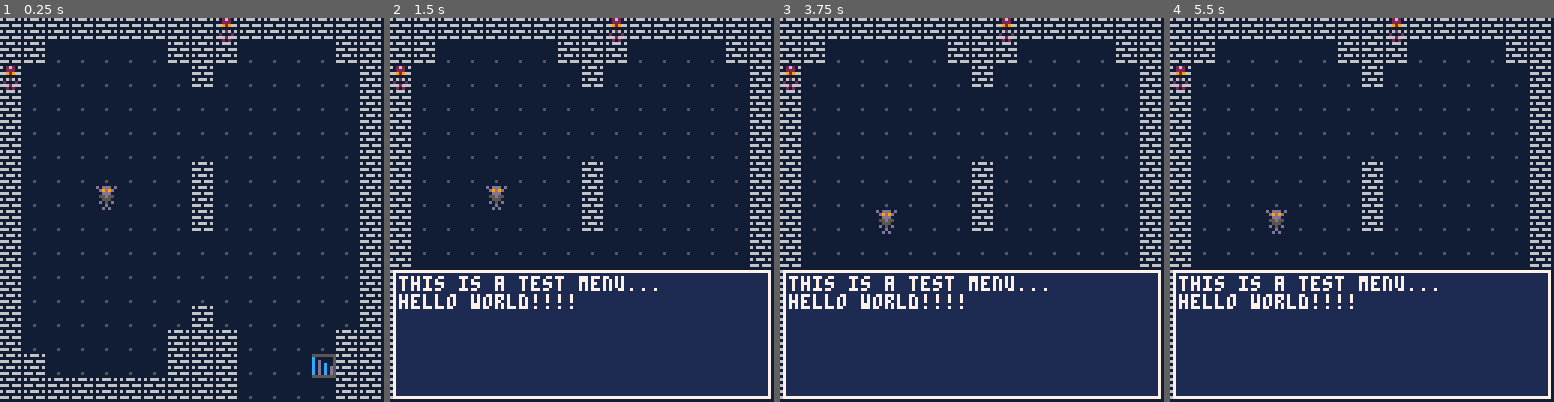
Above: before the commit, frames 1-4 (left to right).
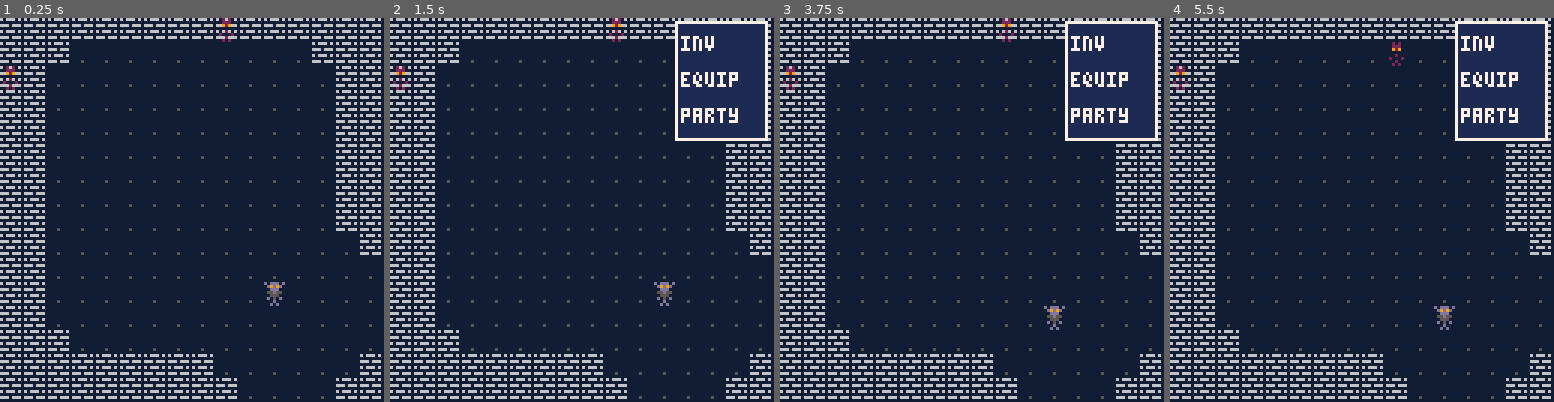
Above: after the commit, the same moments.

Repository: ydrubs/GCCC_GameJam
Game: PICO-8 cartridge kaden_test_game.p8
Two runs of this game, one before a commit and one after it. Both use one fixed random seed, a clock stepped at 60 frames per second and the inputs below.
Inputs:
- Up to frame 1 (0.25 s): no input
- Up to frame 2 (1.5 s): tap O (Z key) at 0.7 s
- Up to frame 3 (3.75 s): hold Right 1.6-2.1 s; tap O (Z key) every 0.4 s from 1.7 to 3.7 s; hold Up 2.15-2.42 s; hold Right 2.47-3.03 s; hold Left 3.08-3.58 s; hold Down from 3.63 s (still down)
- Up to frame 4 (5.5 s): release Down at 3.97 s; hold Right 4.02-4.68 s; tap O (Z key) every 0.4 s from 4.1 to 5.3 s; hold Up 4.73-5.03 s; hold Left from 5.08 s (still down)

The runs differ from the first frame. In frame 1, 6.9% of the frame differs, in the area x 6-100%, y 6-94%; in frame 2, 44%; in frame 3, 44%; in frame 4, 44%, in the area x 0-100%, y 0-100%.

Commit message:
Update kaden_test_game.p8
Updated comments and moved the menu location for further implementation with weapons (potentially items)

Diff:
--- a/kaden_test_game.p8
+++ b/kaden_test_game.p8
@@ -5,7 +5,6 @@
 
 function _init()
 	round=1
-	can_move=true
 	enemies={}
 
 	for i=1,2 do
@@ -18,8 +17,7 @@
 
 function _update()
 
-	--[[
-		currnetly just checks if for
+	--[[ currnetly just checks if for
 		movement and if the menu is
 		open or not.]]
 
@@ -49,31 +47,37 @@
 		enemy:draw()
 	end
 
-	--checks if the menu is open
+	--checks if the menu is open.
 	if menu.opened == true then
-	 rect(1,84,126,126,7)
-		rectfill(2,85,125,125,1)
-		print("this is a test menu...\nhello world!!!!",3,86,7)
-	end
+	 rect(player_camera.x+95,player_camera.y+1,player_camera.x+125,player_camera.y+40,7)
+		rectfill(player_camera.x+96,player_camera.y+2,player_camera.x+124,player_camera.y+39,1)
+		print("\ninv\n\nequip\n\nparty",player_camera.x+97,player_camera.y,7)
+	end
+
+	--[[below are the dimentions of
+		the horizontal inv box i'll
+		use it later.]]
+
+	--[[if menu.opened == true then
+	 rect(player_camera.x+2,player_camera.y+83,player_camera.x+125,player_camera.y+125,7)
+		rectfill(player_camera.x+3,player_camera.y+84,player_camera.x+124,player_camera.y+124,1)
+		print("\n-inventory\n\n-settings\n\n-exit",player_camera.x+4,player_camera.y+85,7)
+	end]]
 
 end
 -->8
 --player
 
 player={
-	x=4,
-	y=7,
+	x=11,
+	y=11,
 	moved=false,
 
 	movement=function(self)
-		--[[
-
-		 the function will read
-			user input, check for
-			obstacles, and move the
-			player
-
-		]]
+		--[[the function will read
+		user input, and call the
+		wall system to check for
+		opsticals.]]
 
 		if btnp(⬆️) then
 			if walls:check(self.x,self.y-1) then
@@ -127,6 +131,10 @@
 player_camera={
 	x = 0,
 	y = 0,
+
+	--[[player_camera checks if they
+	have entered a new screen and
+	if so it will draw it.]]
 
 	update=function(self)
 		if player.x % 16 == 0 then
@@ -149,6 +157,11 @@
 
 menu={
 	opened = false,
+	can_move=true,
+
+	--[[at the moment this works
+	by checking the boolean and
+	flipping it when its called.]]
 
 	open = function(self)
 		if self.opened then
@@ -159,8 +172,8 @@
 			can_move = false
 		end
 	end
-
-}
+}
+
 
 -->8
 --enemy
@@ -169,19 +182,18 @@
 	y=0,
 
 	new=function(self,tbl)
-		--[[
-	 	this is the first time im
-			using lua's metatables in a
-			project. still a pretty weird
-		 concept to grasp coming over
-		 from python.
-
-		 as i understand so far, this
-		 function is a constructor
-		 method for the "class" of
-		 enemy. this allows me to
-		 create child nodes and give
-		 them unique variables.]]
+		--[[this is the first time im
+		using lua's metatables in a
+		project. still a pretty weird
+		concept to grasp coming over
+		from python.
+
+		as i understand so far, this
+		function is a constructor
+		method for the "class" of
+		enemy. this allows me to
+		create child nodes and give
+		them unique variables.]]
 
 		tbl=tbl or {}
 		setmetatable(tbl,{
@@ -201,19 +213,19 @@
 	movement=function(self)
 		local cosp = -cos(self:angle(player.x,player.y))
 		local sinp = sin(self:angle(player.x,player.y))
-		--[[
-			in an effort to simplify how
-			enemies move, i used basic
-			trig to essentially shoot out
-			a 45 deg. angle from all
-			sides and have it move to
-			the player.
-
-			tye and i discovered that
-			the movement function acts
-			pretty odd when using the
-			round variable that was
-			created in the init function.]]
+
+		--[[in an effort to simplify how
+		enemies move, i used basic
+		trig to essentially shoot out
+		a 45 deg. angle from all
+		sides and have it move to
+		the player.
+
+		tye and i discovered that
+		the movement function acts
+		pretty odd when using the
+		round variable that was
+		created in the init function.]]
 
 		if round == 3 then
 			round = 1
@@ -260,32 +272,36 @@
 0000000000000000000000000000000000000000000000000000000000000000000000000000000000000000000000000000000000000000000000000000000000000000000000000000000000000000000000000000000000000000000000000000000000000000000000000000000000000000000000000000000000000000
 __map__
 0202020202020202020202020202020202020202020202020202020202020202000000000000000000000000000000000000000000000000000000000000000000000000000000000000000000000000000000000000000000000000000000000000000000000000000000000000000000000000000000000000000000000000
-0202030303030302020203030303020202020203030303030303030303030202000000000000000000000000000000000000000000000000000000000000000000000000000000000000000000000000000000000000000000000000000000000000000000000000000000000000000000000000000000000000000000000000
-0203030303030303020303030303030202020303030303030303030303030302000000000000000000000000000000000000000000000000000000000000000000000000000000000000000000000000000000000000000000000000000000000000000000000000000000000000000000000000000000000000000000000000
-0203030303030303030303030303030202020303030303030303030303030302000000000000000000000000000000000000000000000000000000000000000000000000000000000000000000000000000000000000000000000000000000000000000000000000000000000000000000000000000000000000000000000000
-0203030303030303030303030303030202020303030303030303030303030302000000000000000000000000000000000000000000000000000000000000000000000000000000000000000000000000000000000000000000000000000000000000000000000000000000000000000000000000000000000000000000000000
-0203030303030303030303030303030202020303030303030303030303030302000000000000000000000000000000000000000000000000000000000000000000000000000000000000000000000000000000000000000000000000000000000000000000000000000000000000000000000000000000000000000000000000
-0203030303030303020303030303030202020303030303030303030303030302000000000000000000000000000000000000000000000000000000000000000000000000000000000000000000000000000000000000000000000000000000000000000000000000000000000000000000000000000000000000000000000000
-0203030303030303020303030303030202020303030303030303030303030302000000000000000000000000000000000000000000000000000000000000000000000000000000000000000000000000000000000000000000000000000000000000000000000000000000000000000000000000000000000000000000000000
-0203030303030303020303030303030202020303030303030303030303030302000000000000000000000000000000000000000000000000000000000000000000000000000000000000000000000000000000000000000000000000000000000000000000000000000000000000000000000000000000000000000000000000
-0203030303030303030303030303030202020303030303030303030303030302000000000000000000000000000000000000000000000000000000000000000000000000000000000000000000000000000000000000000000000000000000000000000000000000000000000000000000000000000000000000000000000000
-0203030303030303030303030303030202020303030303030303030303030302000000000000000000000000000000000000000000000000000000000000000000000000000000000000000000000000000000000000000000000000000000000000000000000000000000000000000000000000000000000000000000000000
-0203030303030303030303030303030202020303030303030303030303030302000000000000000000000000000000000000000000000000000000000000000000000000000000000000000000000000000000000000000000000000000000000000000000000000000000000000000000000000000000000000000000000000
-0203030303030303020303030303030202020303030303030303030303030302000000000000000000000000000000000000000000000000000000000000000000000000000000000000000000000000000000000000000000000000000000000000000000000000000000000000000000000000000000000000000000000000
-0203030303030302020203030303020202020303030303030303030303030302000000000000000000000000000000000000000000000000000000000000000000000000000000000000000000000000000000000000000000000000000000000000000000000000000000000000000000000000000000000000000000000000
-0202030303030302020203030305020202020303030303030303030303030302000000000000000000000000000000000000000000000000000000000000000000000000000000000000000000000000000000000000000000000000000000000000000000000000000000000000000000000000000000000000000000000000
+0202020303030303030303030302020202020203030303030303030303030202000000000000000000000000000000000000000000000000000000000000000000000000000000000000000000000000000000000000000000000000000000000000000000000000000000000000000000000000000000000000000000000000
+0202030303030303030303030303020202020303030303030303030303030302000000000000000000000000000000000000000000000000000000000000000000000000000000000000000000000000000000000000000000000000000000000000000000000000000000000000000000000000000000000000000000000000
+0202030303030303030303030303020202020303030303030303030303030302000000000000000000000000000000000000000000000000000000000000000000000000000000000000000000000000000000000000000000000000000000000000000000000000000000000000000000000000000000000000000000000000
+0202030303030303030303030303020202020303030303030303030303030302000000000000000000000000000000000000000000000000000000000000000000000000000000000000000000000000000000000000000000000000000000000000000000000000000000000000000000000000000000000000000000000000
+0202030303030303030303030303020202020303030303030303030303030302000000000000000000000000000000000000000000000000000000000000000000000000000000000000000000000000000000000000000000000000000000000000000000000000000000000000000000000000000000000000000000000000
+0202030303030303030303030303020202020303030303030303030303030302000000000000000000000000000000000000000000000000000000000000000000000000000000000000000000000000000000000000000000000000000000000000000000000000000000000000000000000000000000000000000000000000
+0202030303030303030303030303020202020303030303030303030303030302000000000000000000000000000000000000000000000000000000000000000000000000000000000000000000000000000000000000000000000000000000000000000000000000000000000000000000000000000000000000000000000000
+0202030303030303030303030303020202020303030303030303030303030302000000000000000000000000000000000000000000000000000000000000000000000000000000000000000000000000000000000000000000000000000000000000000000000000000000000000000000000000000000000000000000000000
+0202030303030303030303030303030202030303030303030303030303030302000000000000000000000000000000000000000000000000000000000000000000000000000000000000000000000000000000000000000000000000000000000000000000000000000000000000000000000000000000000000000000000000
+0202030303030303030303030303030303030303030303030303030303030302000000000000000000000000000000000000000000000000000000000000000000000000000000000000000000000000000000000000000000000000000000000000000000000000000000000000000000000000000000000000000000000000
+0202030303030303030303030303030303030303030303030303030303030302000000000000000000000000000000000000000000000000000000000000000000000000000000000000000000000000000000000000000000000000000000000000000000000000000000000000000000000000000000000000000000000000
+0202030303030303030303030303030303030303030303030303030303030302000000000000000000000000000000000000000000000000000000000000000000000000000000000000000000000000000000000000000000000000000000000000000000000000000000000000000000000000000000000000000000000000
+0202020303030303030303030303030303030303030303030303030303030302000000000000000000000000000000000000000000000000000000000000000000000000000000000000000000000000000000000000000000000000000000000000000000000000000000000000000000000000000000000000000000000000
+0202020202020202020303030303030202030303030303030303030303030302000000000000000000000000000000000000000000000000000000000000000000000000000000000000000000000000000000000000000000000000000000000000000000000000000000000000000000000000000000000000000000000000
 0202020202020202020203030303020202020303030303030303030303030302000000000000000000000000000000000000000000000000000000000000000000000000000000000000000000000000000000000000000000000000000000000000000000000000000000000000000000000000000000000000000000000000
 0202020202020202020203030303020202020303030303030303030303030302000000000000000000000000000000000000000000000000000000000000000000000000000000000000000000000000000000000000000000000000000000000000000000000000000000000000000000000000000000000000000000000000
-0202030303030302020203030303030202030303030303030303030303030302000000000000000000000000000000000000000000000000000000000000000000000000000000000000000000000000000000000000000000000000000000000000000000000000000000000000000000000000000000000000000000000000
-0203030303030303020303030303030303030303030303030303030303030302000000000000000000000000000000000000000000000000000000000000000000000000000000000000000000000000000000000000000000000000000000000000000000000000000000000000000000000000000000000000000000000000
-0203030303030303030303030303030303030303030303030303030303030302000000000000000000000000000000000000000000000000000000000000000000000000000000000000000000000000000000000000000000000000000000000000000000000000000000000000000000000000000000000000000000000000
-0203030303030303030303030303030303030303030303030303030303030302000000000000000000000000000000000000000000000000000000000000000000000000000000000000000000000000000000000000000000000000000000000000000000000000000000000000000000000000000000000000000000000000
-0203030303030303020303030303030303030303030303030303030303030302000000000000000000000000000000000000000000000000000000000000000000000000000000000000000000000000000000000000000000000000000000000000000000000000000000000000000000000000000000000000000000000000
-0203030303030303020303030303030303030303030303030303030303030302000000000000000000000000000000000000000000000000000000000000000000000000000000000000000000000000000000000000000000000000000000000000000000000000000000000000000000000000000000000000000000000000
-0203030303030303030303030303030303030303030303030303030303030302000000000000000000000000000000000000000000000000000000000000000000000000000000000000000000000000000000000000000000000000000000000000000000000000000000000000000000000000000000000000000000000000
-0203030303030303030303030303030303030303030303030303030303030302000000000000000000000000000000000000000000000000000000000000000000000000000000000000000000000000000000000000000000000000000000000000000000000000000000000000000000000000000000000000000000000000
-0203030303030303020303030303030202030303030303030303030303030302000000000000000000000000000000000000000000000000000000000000000000000000000000000000000000000000000000000000000000000000000000000000000000000000000000000000000000000000000000000000000000000000
-0202030303030302020203030303020202020303030303030303030303030302000000000000000000000000000000000000000000000000000000000000000000000000000000000000000000000000000000000000000000000000000000000000000000000000000000000000000000000000000000000000000000000000
+0202020202020202020303030303030202030303030303030303030303030302000000000000000000000000000000000000000000000000000000000000000000000000000000000000000000000000000000000000000000000000000000000000000000000000000000000000000000000000000000000000000000000000
+0202020303030303030303030303030303030303030303030303030303030302000000000000000000000000000000000000000000000000000000000000000000000000000000000000000000000000000000000000000000000000000000000000000000000000000000000000000000000000000000000000000000000000
+0202030303030303030303030303030303030303030303030303030303030302000000000000000000000000000000000000000000000000000000000000000000000000000000000000000000000000000000000000000000000000000000000000000000000000000000000000000000000000000000000000000000000000
+0202030303030303030303030303030303030303030303030303030303030302000000000000000000000000000000000000000000000000000000000000000000000000000000000000000000000000000000000000000000000000000000000000000000000000000000000000000000000000000000000000000000000000
+0202030303030303030303030303030303030303030303030303030303030302000000000000000000000000000000000000000000000000000000000000000000000000000000000000000000000000000000000000000000000000000000000000000000000000000000000000000000000000000000000000000000000000
+0202030303030303030303030303030202030303030303030303030303030302000000000000000000000000000000000000000000000000000000000000000000000000000000000000000000000000000000000000000000000000000000000000000000000000000000000000000000000000000000000000000000000000
+0202030303030303030303030303020202020303030303030303030303030302000000000000000000000000000000000000000000000000000000000000000000000000000000000000000000000000000000000000000000000000000000000000000000000000000000000000000000000000000000000000000000000000
+0202030303030303030303030303020202020303030303030303030303030302000000000000000000000000000000000000000000000000000000000000000000000000000000000000000000000000000000000000000000000000000000000000000000000000000000000000000000000000000000000000000000000000
+0202030303030303030303030303020202020303030303030303030303030302000000000000000000000000000000000000000000000000000000000000000000000000000000000000000000000000000000000000000000000000000000000000000000000000000000000000000000000000000000000000000000000000
+0202030303030303030303030303020202020303030303030303030303030302000000000000000000000000000000000000000000000000000000000000000000000000000000000000000000000000000000000000000000000000000000000000000000000000000000000000000000000000000000000000000000000000
+0202030303030303030303030303020202020303030303030303030303030302000000000000000000000000000000000000000000000000000000000000000000000000000000000000000000000000000000000000000000000000000000000000000000000000000000000000000000000000000000000000000000000000
+0202030303030303030303030303020202020303030303030303030303030302000000000000000000000000000000000000000000000000000000000000000000000000000000000000000000000000000000000000000000000000000000000000000000000000000000000000000000000000000000000000000000000000
+0202030303030303030303030303020202020303030303030303030303030302000000000000000000000000000000000000000000000000000000000000000000000000000000000000000000000000000000000000000000000000000000000000000000000000000000000000000000000000000000000000000000000000
+0202020303030303030303030302020202020203030303030303030303030202000000000000000000000000000000000000000000000000000000000000000000000000000000000000000000000000000000000000000000000000000000000000000000000000000000000000000000000000000000000000000000000000
 0202020202020202020202020202020202020202020202020202020202020202000000000000000000000000000000000000000000000000000000000000000000000000000000000000000000000000000000000000000000000000000000000000000000000000000000000000000000000000000000000000000000000000
 
 
Not shown, changed: the sound effects (__sfx__) section of kaden_test_game.p8
